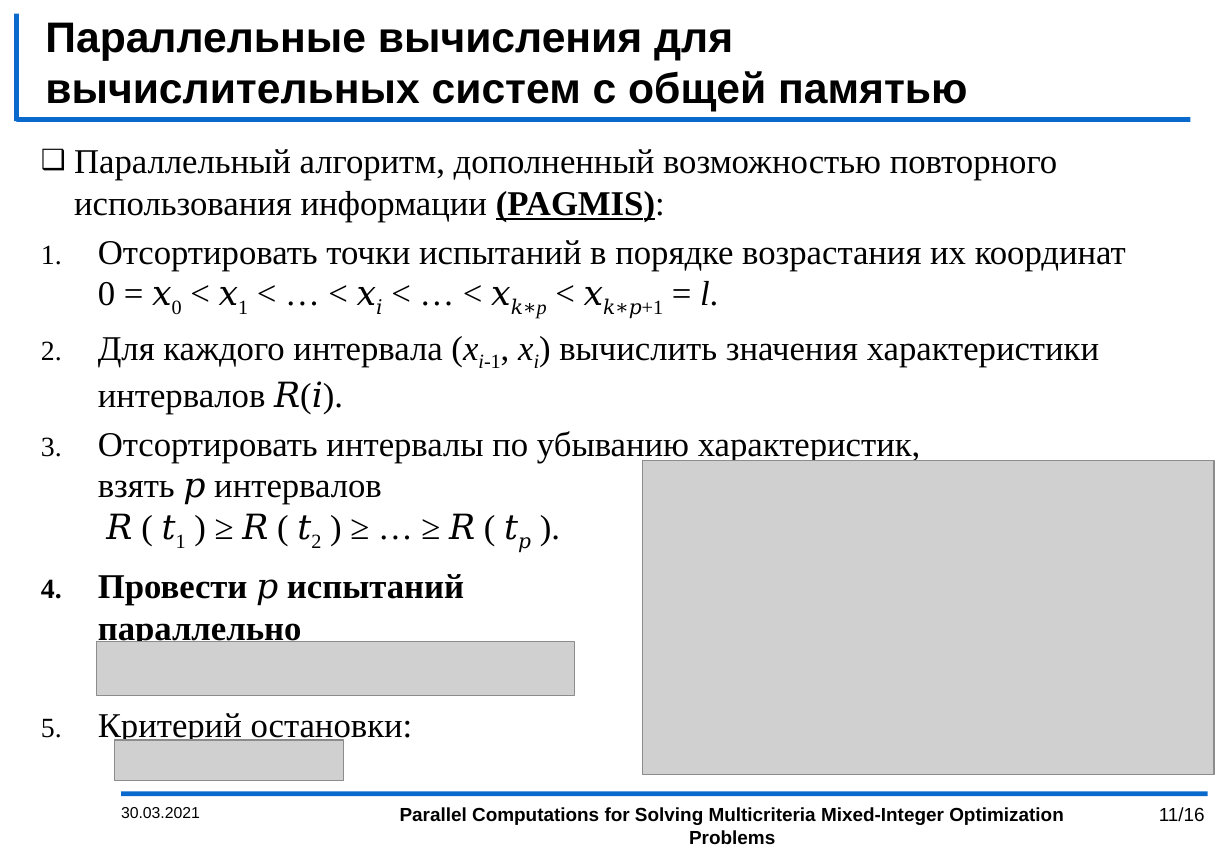
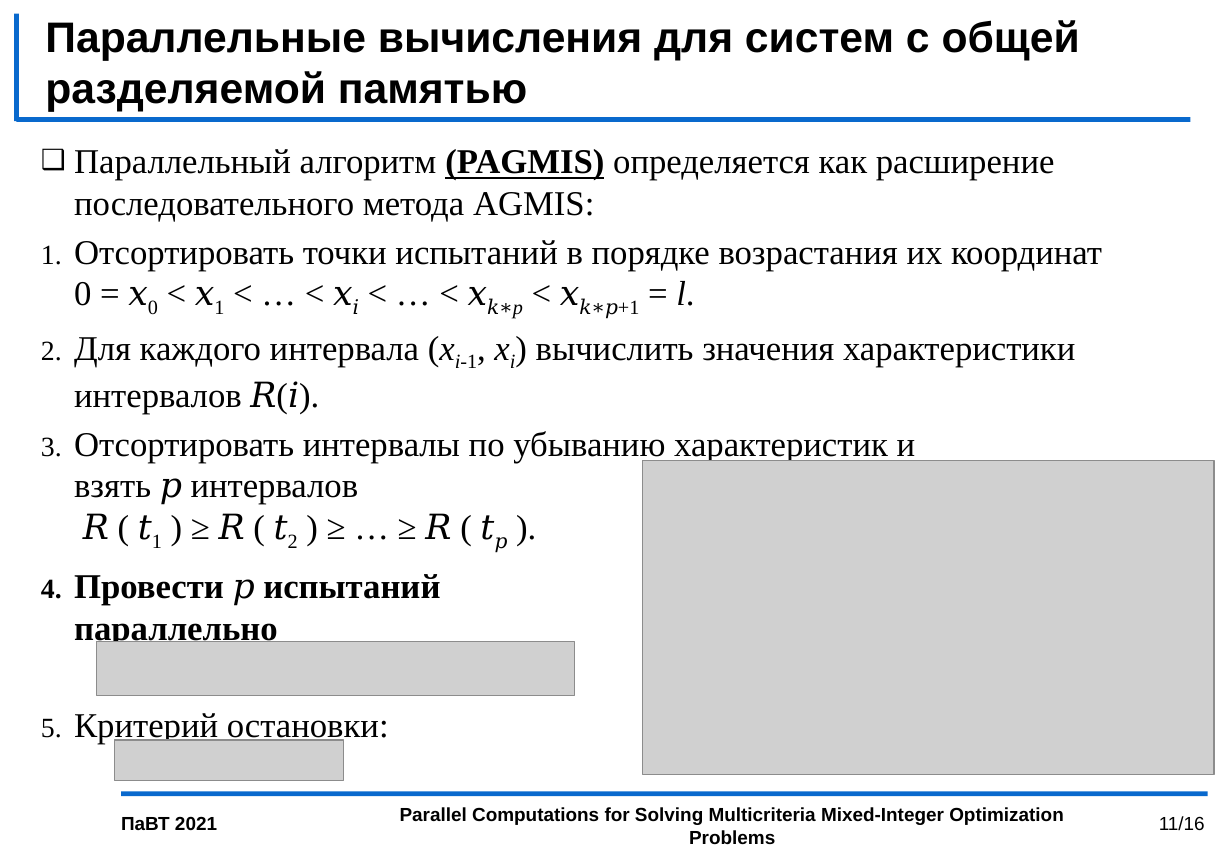
Before and after one commit to kabarkalov/GlobOptPapers, a slide deck: slide 11 of 2021/PСT_GergelKozinov/PCT2021_kozinov.pptx. Drawn at 1232x853 pixels with LibreOffice and Linux fonts; fonts in the diff are those of the drawing; grey boxes stand for pictures; background and template pictures are left out. Boxes give left, top, right and bottom in pixels: in the first picture for what was removed or moved away, otherwise in the second. Text is boxed around its words. In the diff, an @@ line names an element or a change of style, - is before the commit and + after.

```diff
--- a/2021/PСT_GergelKozinov/PCT2021_kozinov.pptx
+++ b/2021/PСT_GergelKozinov/PCT2021_kozinov.pptx
@@ title at bbox=[45, 20, 1080, 112]: text changed @@
-Параллельные вычисления для
-вычислительных систем с общей памятью
+Параллельные вычисления для систем с общей разделяемой памятью
@@ text at bbox=[74, 149, 1055, 221]: text changed @@
-❑ Параллельный алгоритм, дополненный возможностью повторного использования информации (PAGMIS):
+❑ Параллельный алгоритм (PAGMIS) определяется как расширение последовательного метода AGMIS:
@@ text at bbox=[74, 240, 1102, 744]: indent changed @@
@@ text at bbox=[74, 431, 916, 539]: text changed @@
-3. Отсортировать интервалы по убыванию характеристик,
-   взять 𝑝 интервалов
-   𝑅 ( 𝑡1 ) ≥ 𝑅 ( 𝑡2 ) ≥ … ≥ 𝑅 ( 𝑡𝑝 ).
+3. Отсортировать интервалы по убыванию характеристик и
+   взять 𝑝 интервалов
+   𝑅 ( 𝑡1 ) ≥ 𝑅 ( 𝑡2 ) ≥ … ≥ 𝑅 ( 𝑡𝑝 ).
@@ page number: place and size @@
-page number at bbox=[1159, 807, 1205, 822]
+page number at bbox=[1159, 816, 1205, 831]
@@ text at bbox=[121, 816, 217, 830]: text changed; size 10 to 12 pt; bold on @@
-30.03.2021
+ПаВТ 2021
```
Also in this commit, not shown: 15 other slides changed.
